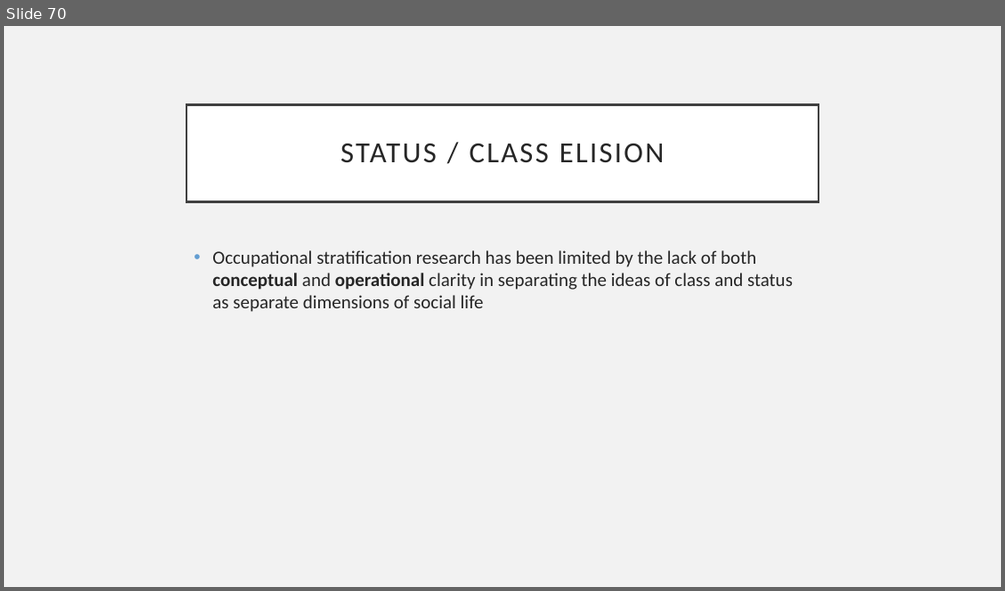
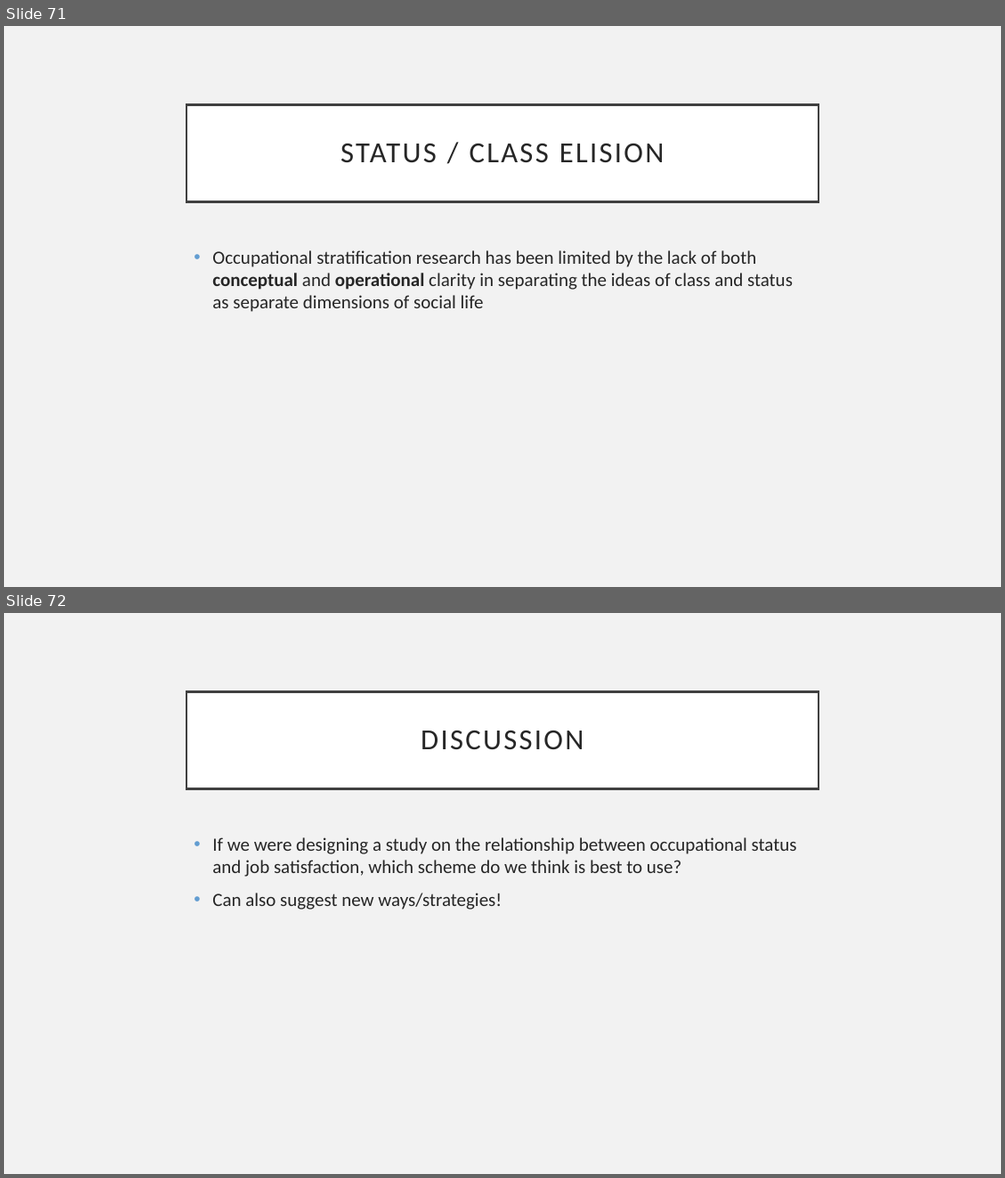
Before and after one commit to ekmaloney/soc490s, a slide deck: slides/jan_24.pptx. Shown one above the other, each under a label of ours: slide 70 before the commit, slides 71 and 72 after it. The pictures are 1005x591 and 1005x1178 pixels, drawn with LibreOffice and Linux fonts; fonts in the diff are those of the drawing. Boxes give left, top, right and bottom in pixels: in the first picture for what was removed or moved away, otherwise in the second. Text is boxed around its words. In the diff, an @@ line names an element or a change of style, - is before the commit and + after.

```diff
--- a/slides/jan_24.pptx
+++ b/slides/jan_24.pptx
@@ slide 72 added at (4,613,1001,1174), background #F2F2F2 @@
@@ title added at (186,691,818,788), fill #FFFFFF, outline #404040 2.5 pt, 28 pt, text #262626 @@
+DISCUSSION
@@ text added at (212,837,797,909), 18 pt, text #262626 @@
+• If we were designing a study on the relationship between occupational status and job satisfaction, which scheme do we think is best to use?
+• Can also suggest new ways/strategies!
@@ what was slide 70 is now slide 71 @@
```
Also in this commit, not shown: 2 other slides added, 4 other files.
